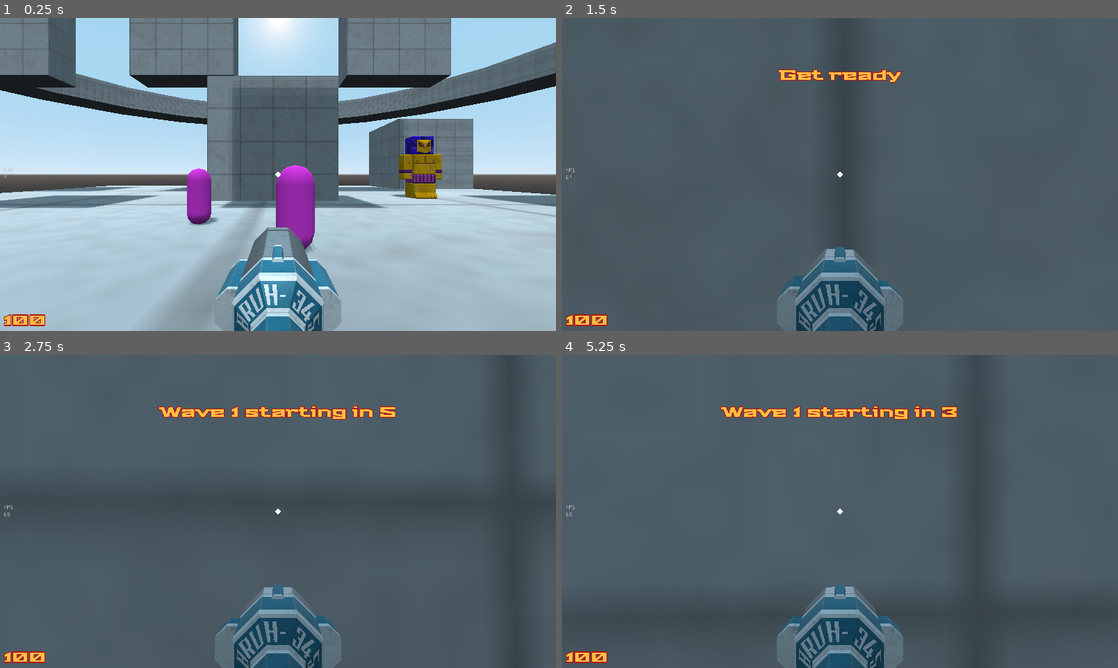
Above: before the commit, frames 1-4 (two rows, left to right).
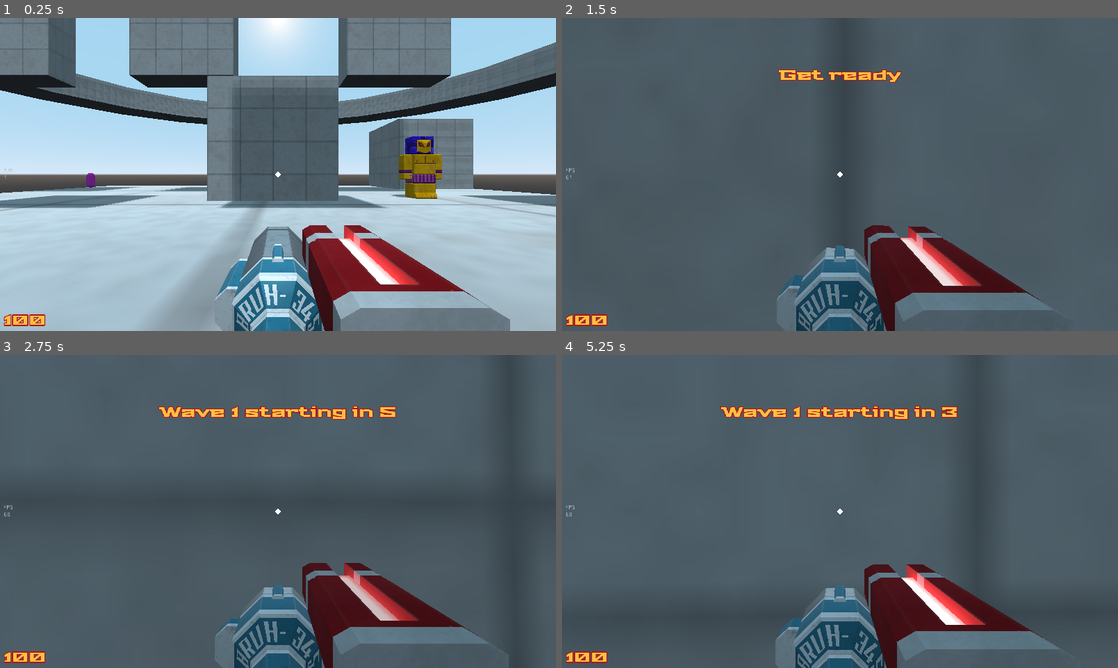
Above: after the commit, the same moments.

Repository: Game-Developers-Kerala/clichemovementshooter
Game: Godot game, scene res://levels/TestArena.tscn
Same seed, same stepped clock (60 frames per second), same inputs: the game is played once before the commit and once after it. The engine's default icon, where the game draws it, is replaced by a stand-in: a white triangle on a blue panel in a dark square.
Inputs (mouse positions are in pixels of both pictures, inside the frame that each line leads up to):
- Up to frame 1 (0.25 s): no input
- Up to frame 2 (1.5 s): tap Enter (enter) at 0.5 s; move the mouse to (867, 174) at 0.52 s; hold Right mouse button (grapple) 0.53-1.28 s; hold W (forward) from 0.53 s (still down); tap Space (jump) at 0.77 s; click (867, 174) at 0.8 s; move the mouse to (812, 174) at 1.27 s; click (812, 174) at 1.35 s
- Up to frame 3 (2.75 s): keep holding W (forward); tap Space (jump) at 1.52 s; tap E (use) at 1.55 s; move the mouse to (289, 505) at 2.02 s; hold E (use) from 2.03 s (still down); right-click (289, 505) at 2.3 s
- Up to frame 4 (5.25 s): keep holding W (forward); move the mouse to (834, 517) at 2.77 s; release E (use) at 2.78 s; tap Enter (enter) at 2.85 s; tap Space (jump) at 3.02, 3.77, 4.52 s; click (834, 517) at 3.05 s; move the mouse to (878, 514) at 3.52 s; hold Right mouse button (grapple) 3.53-4.28 s; tap E (use) at 3.8 s; move the mouse to (795, 508) at 4.27 s; tap Q (homingmissile) at 4.35 s; right-click (795, 508) at 4.55 s; move the mouse to (845, 511) at 5.02 s; press the mouse at (845, 511) at 5.03 s

The runs differ from the first frame. In frame 1, 8.7% of the frame differs, in the area x 15-92%, y 46-100%; in frame 2, 5.7%; in frame 3, 5.6%; in frame 4, 7.6%.

Commit message:
added gun model

Diff:
--- a/assets/models/model_enemy_flying_hat.tscn
+++ b/assets/models/model_enemy_flying_hat.tscn
@@ -6,7 +6,7 @@
 [ext_resource path="res://assets/models/mesh_enemy_flying_hat.obj" type="ArrayMesh" id=4]
 
 [sub_resource type="Animation" id=7]
-length = 0.001
+length = 0.1
 tracks/0/type = "value"
 tracks/0/path = NodePath("MeshHolder/MeshInstance:visible")
 tracks/0/interp = 1
@@ -22,7 +22,7 @@
 
 [sub_resource type="Animation" id=2]
 resource_name = "death"
-length = 5.0
+length = 2.5
 step = 0.05
 tracks/0/type = "transform"
 tracks/0/path = NodePath("MeshHolder")
@@ -138,7 +138,7 @@
 anims/idle_still = SubResource( 6 )
 
 [node name="MeshHolder" type="Spatial" parent="."]
-transform = Transform( 0.999272, -0.038161, 0, 0.038161, 0.999272, 0, 0, 0, 1, 0, 0, 0 )
+transform = Transform( 1, 0, 0, 0, 0.658953, -0.752184, 0, 0.752184, 0.658953, 0, 0, 0 )
 __meta__ = {
 "_edit_group_": true
 }
--- a/assets/models/model_enemy_golem.tscn
+++ b/assets/models/model_enemy_golem.tscn
@@ -88,7 +88,7 @@
 }
 
 [sub_resource type="Animation" id=18]
-length = 0.001
+length = 0.1
 tracks/0/type = "value"
 tracks/0/path = NodePath("Armature:visible")
 tracks/0/interp = 1
@@ -105,41 +105,42 @@
 [sub_resource type="Animation" id=6]
 resource_name = "circle_pound"
 length = 1.5
-tracks/0/type = "transform"
-tracks/0/path = NodePath("Armature/Skeleton:legs")
-tracks/0/interp = 1
-tracks/0/loop_wrap = true
-tracks/0/imported = false
-tracks/0/enabled = true
-tracks/0/keys = PoolRealArray( 0, 1, 0, 0, 0, 0, 0, 0, 1, 1, 1, 1, 0.666667, 1, 0, 0, 0, 0, 0, 0, 1, 1, 1, 1, 0.733333, 1, 0, 0.152188, 0, 0, 0, 0, 1, 1, 1, 1, 0.8, 1, 0, 0.756853, 0, 0, 0, 0, 1, 1, 1, 1, 0.866667, 1, 0, 1.23103, 0, 0, 0, 0, 1, 1, 1, 1, 1.4, 1, 0, 1.23103, 0, 0, 0, 0, 1, 1, 1, 1, 1.46667, 1, 0, 0.802592, 0, 0, 0, 0, 1, 1, 1, 1, 1.5, 1, 0, 0, 0, 0, 0, 0, 1, 1, 1, 1 )
-tracks/1/type = "transform"
-tracks/1/path = NodePath("Armature/Skeleton:torso")
-tracks/1/interp = 1
-tracks/1/loop_wrap = true
-tracks/1/imported = false
-tracks/1/enabled = true
-tracks/1/keys = PoolRealArray( 0, 1, 0, 0, 0, 0, 0, 0, 1, 1, 1, 1, 0.333333, 1, 0, 0, 0, 0, 0, 0, 1, 1, 1, 1, 0.4, 1, 0, 0.0192041, 0, 0, 0, 0, 1, 1, 1, 1, 0.466667, 1, 0, 0.336193, 0, 0, 0, 0, 1, 1, 1, 1, 0.533333, 1, 0, 1.11617, 0, 0, 0, 0, 1, 1, 1, 1, 0.6, 1, 0, 1.23103, 0, 0, 0, 0, 1, 1, 1, 1, 1.4, 1, 0, 1.23103, 0, 0, 0, 0, 1, 1, 1, 1, 1.46667, 1, 0, 0.802593, 0, 0, 0, 0, 1, 1, 1, 1, 1.5, 1, 0, 0, 0, 0, 0, 0, 1, 1, 1, 1 )
-tracks/2/type = "transform"
-tracks/2/path = NodePath("Armature/Skeleton:head")
-tracks/2/interp = 1
-tracks/2/loop_wrap = true
-tracks/2/imported = false
-tracks/2/enabled = true
-tracks/2/keys = PoolRealArray( 0, 1, 0, 2.38419e-07, 0, 8.47033e-22, -3.00927e-36, -3.55271e-15, 1, 1, 1, 1, 0.133333, 1, 0, 2.38419e-07, 0, 1.69407e-21, -7.10543e-15, -7.10543e-15, 1, 1, 1, 1, 0.2, 1, 0, 0.0912902, 0, 8.47033e-22, -3.00927e-36, -3.55271e-15, 1, 1, 1, 1, 0.266667, 1, 0, 0.81568, 0, 1.69407e-21, -7.10543e-15, -7.10543e-15, 1, 1, 1, 1, 0.333333, 1, 0, 1.23103, 0, 8.47033e-22, -3.00927e-36, -3.55271e-15, 1, 1, 1, 1, 1.4, 1, 0, 1.23103, 0, 8.47033e-22, -3.00927e-36, -3.55271e-15, 1, 1, 1, 1, 1.46667, 1, 0, 0.802592, 0, 0, 0, 0, 1, 1, 1, 1, 1.5, 1, 0, 2.38419e-07, 0, 8.47033e-22, -3.00927e-36, -3.55271e-15, 1, 1, 1, 1 )
-tracks/3/type = "transform"
-tracks/3/path = NodePath("Armature/Skeleton:hand_r")
-tracks/3/interp = 1
-tracks/3/loop_wrap = true
-tracks/3/imported = false
-tracks/3/enabled = true
-tracks/3/keys = PoolRealArray( 0, 1, 0, 0, 0, 0, 9.39412e-21, 0, 1, 1, 1, 1, 0.0666667, 1, -0.198639, -0.270867, 5.75074e-08, 1.67425e-07, 1.12492e-08, 0.289583, 0.957153, 1, 1, 1, 0.133333, 1, -0.300273, -0.796167, 9.58455e-08, 1.65826e-07, -7.74789e-09, 0.630398, 0.776272, 1, 1, 1, 0.2, 1, -0.314264, -1.20599, 1.13547e-07, 2.48379e-07, 3.38646e-08, 0.772455, 0.63507, 1, 1, 1, 0.266667, 1, -0.129814, -1.23103, 7.07831e-08, 1.9e-07, 2.99173e-08, 0.367412, 0.930058, 1, 1, 1, 0.333333, 1, 4.76837e-07, -1.23103, -1.7053e-13, 0, 9.39412e-21, 0, 1, 1, 1, 1, 1.4, 1, 4.76837e-07, -1.23103, -1.7053e-13, -3.38813e-21, 9.39412e-21, -7.10543e-15, 1, 1, 1, 1, 1.46667, 1, 2.38419e-07, -0.802592, -1.13687e-13, 0, 9.39412e-21, 0, 1, 1, 1, 1, 1.5, 1, 0, 0, 0, 0, 9.39412e-21, 0, 1, 1, 1, 1 )
-tracks/4/type = "transform"
-tracks/4/path = NodePath("Armature/Skeleton:hand_l")
-tracks/4/interp = 1
-tracks/4/loop_wrap = true
-tracks/4/imported = false
-tracks/4/enabled = true
-tracks/4/keys = PoolRealArray( 0, 1, 0, 0, 0, 0, -9.39412e-21, 0, 1, 1, 1, 1, 0.0666667, 1, 0.198639, -0.270867, 5.75074e-08, 1.67425e-07, -1.12492e-08, -0.289583, 0.957153, 1, 1, 1, 0.133333, 1, 0.300273, -0.796167, 9.58455e-08, 1.84613e-07, 3.08826e-08, -0.630398, 0.776272, 1, 1, 1, 0.2, 1, 0.314264, -1.20599, 1.13547e-07, 2.5989e-07, -2.44014e-08, -0.772455, 0.63507, 1, 1, 1, 0.266667, 1, 0.129814, -1.23103, 7.07831e-08, 1.9e-07, -2.99173e-08, -0.367412, 0.930058, 1, 1, 1, 0.333333, 1, -4.76837e-07, -1.23103, -1.7053e-13, 0, -9.39412e-21, 0, 1, 1, 1, 1, 1.4, 1, -4.76837e-07, -1.23103, -1.7053e-13, -3.38813e-21, -9.39412e-21, 7.10543e-15, 1, 1, 1, 1, 1.46667, 1, -2.38419e-07, -0.802592, -1.13687e-13, 0, -9.39412e-21, 0, 1, 1, 1, 1, 1.5, 1, 0, 0, 0, 0, -9.39412e-21, 0, 1, 1, 1, 1 )
+step = 0.01
+tracks/0/type = "transform"
+tracks/0/path = NodePath("Armature/Skeleton:legs")
+tracks/0/interp = 1
+tracks/0/loop_wrap = true
+tracks/0/imported = false
+tracks/0/enabled = true
+tracks/0/keys = PoolRealArray( 0, 1, 0, 0, 0, 0, 0, 0, 1, 1, 1, 1, 0.666667, 1, 0, 0, 0, 0, 0, 0, 1, 1, 1, 1, 0.733333, 1, 0, 0.152188, 0, 0, 0, 0, 1, 1, 1, 1, 0.8, 1, 0, 0.756853, 0, 0, 0, 0, 1, 1, 1, 1, 0.866667, 1, 0, 1.23103, 0, 0, 0, 0, 1, 1, 1, 1, 1.47, 1, 0, 1.23103, 0, 0, 0, 0, 1, 1, 1, 1, 1.49, 1, 0, 0.802592, 0, 0, 0, 0, 1, 1, 1, 1, 1.5, 1, 0, 0, 0, 0, 0, 0, 1, 1, 1, 1 )
+tracks/1/type = "transform"
+tracks/1/path = NodePath("Armature/Skeleton:torso")
+tracks/1/interp = 1
+tracks/1/loop_wrap = true
+tracks/1/imported = false
+tracks/1/enabled = true
+tracks/1/keys = PoolRealArray( 0, 1, 0, 0, 0, 0, 0, 0, 1, 1, 1, 1, 0.333333, 1, 0, 0, 0, 0, 0, 0, 1, 1, 1, 1, 0.4, 1, 0, 0.0192041, 0, 0, 0, 0, 1, 1, 1, 1, 0.466667, 1, 0, 0.336193, 0, 0, 0, 0, 1, 1, 1, 1, 0.533333, 1, 0, 1.11617, 0, 0, 0, 0, 1, 1, 1, 1, 0.6, 1, 0, 1.23103, 0, 0, 0, 0, 1, 1, 1, 1, 1.47, 1, 0, 1.23103, 0, 0, 0, 0, 1, 1, 1, 1, 1.49, 1, 0, 0.802593, 0, 0, 0, 0, 1, 1, 1, 1, 1.5, 1, 0, 0, 0, 0, 0, 0, 1, 1, 1, 1 )
+tracks/2/type = "transform"
+tracks/2/path = NodePath("Armature/Skeleton:head")
+tracks/2/interp = 1
+tracks/2/loop_wrap = true
+tracks/2/imported = false
+tracks/2/enabled = true
+tracks/2/keys = PoolRealArray( 0, 1, 0, 2.38419e-07, 0, 8.47033e-22, -3.00927e-36, -3.55271e-15, 1, 1, 1, 1, 0.133333, 1, 0, 2.38419e-07, 0, 1.69407e-21, -7.10543e-15, -7.10543e-15, 1, 1, 1, 1, 0.2, 1, 0, 0.0912902, 0, 8.47033e-22, -3.00927e-36, -3.55271e-15, 1, 1, 1, 1, 0.266667, 1, 0, 0.81568, 0, 1.69407e-21, -7.10543e-15, -7.10543e-15, 1, 1, 1, 1, 0.333333, 1, 0, 1.23103, 0, 8.47033e-22, -3.00927e-36, -3.55271e-15, 1, 1, 1, 1, 1.47, 1, 0, 1.23103, 0, 8.47033e-22, -3.00927e-36, -3.55271e-15, 1, 1, 1, 1, 1.49, 1, 0, 0.802592, 0, 0, 0, 0, 1, 1, 1, 1, 1.5, 1, 0, 2.38419e-07, 0, 8.47033e-22, -3.00927e-36, -3.55271e-15, 1, 1, 1, 1 )
+tracks/3/type = "transform"
+tracks/3/path = NodePath("Armature/Skeleton:hand_r")
+tracks/3/interp = 1
+tracks/3/loop_wrap = true
+tracks/3/imported = false
+tracks/3/enabled = true
+tracks/3/keys = PoolRealArray( 0, 1, 0, 0, 0, 0, 9.39412e-21, 0, 1, 1, 1, 1, 0.0666667, 1, -0.198639, -0.270867, 5.75074e-08, 1.67425e-07, 1.12492e-08, 0.289583, 0.957153, 1, 1, 1, 0.133333, 1, -0.300273, -0.796167, 9.58455e-08, 1.65826e-07, -7.74789e-09, 0.630398, 0.776272, 1, 1, 1, 0.2, 1, -0.314264, -1.20599, 1.13547e-07, 2.48379e-07, 3.38646e-08, 0.772455, 0.63507, 1, 1, 1, 0.266667, 1, -0.129814, -1.23103, 7.07831e-08, 1.9e-07, 2.99173e-08, 0.367412, 0.930058, 1, 1, 1, 0.333333, 1, 4.76837e-07, -1.23103, -1.7053e-13, 0, 9.39412e-21, 0, 1, 1, 1, 1, 1.47, 1, 4.76837e-07, -1.23103, -1.7053e-13, -3.38813e-21, 9.39412e-21, -7.10543e-15, 1, 1, 1, 1, 1.49, 1, 2.38419e-07, -0.802592, -1.13687e-13, 0, 9.39412e-21, 0, 1, 1, 1, 1, 1.5, 1, 0, 0, 0, 0, 9.39412e-21, 0, 1, 1, 1, 1 )
+tracks/4/type = "transform"
+tracks/4/path = NodePath("Armature/Skeleton:hand_l")
+tracks/4/interp = 1
+tracks/4/loop_wrap = true
+tracks/4/imported = false
+tracks/4/enabled = true
+tracks/4/keys = PoolRealArray( 0, 1, 0, 0, 0, 0, -9.39412e-21, 0, 1, 1, 1, 1, 0.0666667, 1, 0.198639, -0.270867, 5.75074e-08, 1.67425e-07, -1.12492e-08, -0.289583, 0.957153, 1, 1, 1, 0.133333, 1, 0.300273, -0.796167, 9.58455e-08, 1.84613e-07, 3.08826e-08, -0.630398, 0.776272, 1, 1, 1, 0.2, 1, 0.314264, -1.20599, 1.13547e-07, 2.5989e-07, -2.44014e-08, -0.772455, 0.63507, 1, 1, 1, 0.266667, 1, 0.129814, -1.23103, 7.07831e-08, 1.9e-07, -2.99173e-08, -0.367412, 0.930058, 1, 1, 1, 0.333333, 1, -4.76837e-07, -1.23103, -1.7053e-13, 0, -9.39412e-21, 0, 1, 1, 1, 1, 1.47, 1, -4.76837e-07, -1.23103, -1.7053e-13, -3.38813e-21, -9.39412e-21, 7.10543e-15, 1, 1, 1, 1, 1.49, 1, -2.38419e-07, -0.802592, -1.13687e-13, 0, -9.39412e-21, 0, 1, 1, 1, 1, 1.5, 1, 0, 0, 0, 0, -9.39412e-21, 0, 1, 1, 1, 1 )
 tracks/5/type = "transform"
 tracks/5/path = NodePath("Armature/Skeleton:Bone")
 tracks/5/interp = 1
@@ -502,7 +503,7 @@
 material/0 = SubResource( 17 )
 
 [node name="bone_head" type="BoneAttachment" parent="Armature/Skeleton"]
-transform = Transform( 1, 0, 2.38419e-07, 0, 1, 0, -2.38419e-07, 0, 1, 0, 3.49509, 0 )
+transform = Transform( 1, 7.10542e-15, 2.38419e-07, -7.10542e-15, 1, -1.69407e-21, -2.38419e-07, -1.00974e-27, 1, 0, 3.49509, 0 )
 bone_name = "head"
 
 [node name="head" type="MeshInstance" parent="Armature/Skeleton/bone_head"]
@@ -511,7 +512,7 @@
 material/0 = SubResource( 17 )
 
 [node name="bone_hand_r" type="BoneAttachment" parent="Armature/Skeleton"]
-transform = Transform( -1, -2.23874e-07, 3.74869e-07, 2.23874e-07, -1, 0, 3.74869e-07, 0, 1, 1.07045, 2.59122, 0 )
+transform = Transform( -1, -2.23874e-07, 3.74869e-07, 2.23874e-07, -1, 4.2062e-27, 3.74869e-07, 0, 1, 1.07045, 2.59122, 0 )
 bone_name = "hand_r"
 
 [node name="hand_r" type="MeshInstance" parent="Armature/Skeleton/bone_hand_r"]
@@ -520,7 +521,7 @@
 material/0 = SubResource( 17 )
 
 [node name="bone_hand_l" type="BoneAttachment" parent="Armature/Skeleton"]
-transform = Transform( -1, 2.23874e-07, -3.74869e-07, -2.23874e-07, -1, 0, -3.74869e-07, 0, 1, -1.07045, 2.59122, 0 )
+transform = Transform( -1, 2.23874e-07, -3.74869e-07, -2.23874e-07, -1, 4.2062e-27, -3.74869e-07, 0, 1, -1.07045, 2.59122, 0 )
 bone_name = "hand_l"
 
 [node name="hand_l" type="MeshInstance" parent="Armature/Skeleton/bone_hand_l"]
--- /dev/null
+++ b/assets/models/model_pickup_railshot.tscn
@@ -0,0 +1,23 @@
+[gd_scene load_steps=6 format=2]
+
+[ext_resource path="res://assets/models/model_railshot.tscn" type="PackedScene" id=1]
+[ext_resource path="res://shaders/generic_object.shader" type="Shader" id=2]
+[ext_resource path="res://assets/models/texture_weapon_railshot_color.png" type="Texture" id=3]
+[ext_resource path="res://assets/models/texture_weapon_railshot_emission.png" type="Texture" id=4]
+
+[sub_resource type="ShaderMaterial" id=1]
+resource_local_to_scene = true
+shader = ExtResource( 2 )
+shader_param/albedo = Color( 1, 1, 1, 1 )
+shader_param/emission_color = Color( 1, 1, 1, 1 )
+shader_param/emission = 1.0
+shader_param/roughness = 0.8
+shader_param/specular = 0.5
+shader_param/metallic = 0.0
+shader_param/occlusion = 0.0
+shader_param/albedo_tex = ExtResource( 3 )
+shader_param/emission_tex = ExtResource( 4 )
+
+[node name="railshot_model" instance=ExtResource( 1 )]
+transform = Transform( 2, 0, 0, 0, 1.51166, -1.30953, 0, 1.30953, 1.51166, 0, 0, 0 )
+material/0 = SubResource( 1 )
--- /dev/null
+++ b/assets/models/model_railshot.tscn
@@ -0,0 +1,58 @@
+[gd_scene load_steps=7 format=2]
+
+[ext_resource path="res://shaders/generic_object.shader" type="Shader" id=1]
+[ext_resource path="res://assets/models/mesh_railshot.obj" type="ArrayMesh" id=2]
+[ext_resource path="res://assets/models/texture_weapon_railshot_color.png" type="Texture" id=3]
+[ext_resource path="res://assets/models/texture_weapon_railshot_emission.png" type="Texture" id=4]
+
+[sub_resource type="ShaderMaterial" id=1]
+resource_local_to_scene = true
+shader = ExtResource( 1 )
+shader_param/albedo = Color( 1, 1, 1, 1 )
+shader_param/emission_color = Color( 1, 1, 1, 1 )
+shader_param/emission = 1.0
+shader_param/roughness = 0.8
+shader_param/specular = 0.5
+shader_param/metallic = 0.0
+shader_param/occlusion = 0.0
+shader_param/albedo_tex = ExtResource( 3 )
+shader_param/emission_tex = ExtResource( 4 )
+
+[sub_resource type="GDScript" id=2]
+script/source = "extends MeshInstance
+
+onready var mat = get_surface_material(0)
+
+enum emit_anims {none,idle,shoot}
+var emit_anim :int = emit_anims.idle
+var emission := 0.9
+
+func _ready():
+	pass
+
+func set_emit_anim(in_anim:int):
+	match in_anim:
+		emit_anims.none:
+			set_process(false)
+		emit_anims.idle:
+			set_process(true)
+		emit_anims.shoot:
+			emission = 2.0
+			mat.set_shader_param(\"emission\",emission)
+			set_process(true)
+
+func _process(delta):
+	if emit_anim == emit_anims.idle:
+		emission = 0.9+sin(game.time*4)*0.2
+		mat.set_shader_param(\"emission\",emission)
+		return
+	emission = max(emission-delta*2,0)
+	mat.set_shader_param(\"emission\",emission)
+	if !emission:
+		set_emit_anim(emit_anims.none)
+"
+
+[node name="railshot_model" type="MeshInstance"]
+mesh = ExtResource( 2 )
+material/0 = SubResource( 1 )
+script = SubResource( 2 )
--- a/levels/TestArena.tscn
+++ b/levels/TestArena.tscn
@@ -1,13 +1,14 @@
-[gd_scene load_steps=10 format=2]
+[gd_scene load_steps=11 format=2]
 
 [ext_resource path="res://scenes/player.tscn" type="PackedScene" id=1]
 [ext_resource path="res://levels/ceiling_tile.png" type="Texture" id=2]
 [ext_resource path="res://test/dummyenemy.tscn" type="PackedScene" id=3]
-[ext_resource path="res://scenes/player_pickup.tscn" type="PackedScene" id=4]
+[ext_resource path="res://scenes/player_pickup_railshot.tscn" type="PackedScene" id=4]
 [ext_resource path="res://test/Test_Projectile_emitter.tscn" type="PackedScene" id=5]
 [ext_resource path="res://scenes/player_pickup_missile_pack.tscn" type="PackedScene" id=6]
 [ext_resource path="res://assets/models/model_enemy_flying_hat.tscn" type="PackedScene" id=7]
 [ext_resource path="res://assets/models/model_enemy_golem.tscn" type="PackedScene" id=8]
+[ext_resource path="res://test/anim_tester.gd" type="Script" id=9]
 
 [sub_resource type="SpatialMaterial" id=1]
 flags_world_triplanar = true
@@ -105,21 +106,13 @@
 transform = Transform( 1, 0, 0, 0, 1, 0, 0, 0, 1, 1, 0, 12 )
 
 [node name="DummyEnemy" parent="." instance=ExtResource( 3 )]
-transform = Transform( 1, 0, 0, 0, 1, 0, 0, 0, 1, 1.03062, 0, 4.88668 )
+transform = Transform( 1, 0, 0, 0, 1, 0, 0, 0, 1, -22.146, 0, -6.54567 )
 
 [node name="DummyEnemy2" parent="." instance=ExtResource( 3 )]
-transform = Transform( 1, 0, 0, 0, 1, 0, 0, 0, 1, -1.86981, 0, 2.34485 )
+transform = Transform( 1, 0, 0, 0, 1, 0, 0, 0, 1, -25.0464, 0, -9.0875 )
 
 [node name="DummyEnemy3" parent="." instance=ExtResource( 3 )]
-transform = Transform( 1, 0, 0, 0, 1, 0, 0, 0, 1, 1.00887, 0, -6.2842 )
-
-[node name="player_pickup" parent="." instance=ExtResource( 4 )]
-transform = Transform( 1.5225, 0, 0, 0, 1.5225, 0, 0, 0, 1.5225, 0, 24.6313, 0 )
-type = 5
-respawning = true
-respawn_interval = 10.0
-anim_rotate = true
-anim_bob = true
+transform = Transform( 1, 0, 0, 0, 1, 0, 0, 0, 1, -22.1678, 0, -17.7165 )
 
 [node name="Test_Projectile_emitter2" parent="." instance=ExtResource( 5 )]
 transform = Transform( -4.37114e-08, -8.74228e-08, -1, 0, -1, 8.74228e-08, -1, 3.82137e-15, 4.37114e-08, -13.0417, 1.72079, 15.4804 )
@@ -128,7 +121,8 @@
 transform = Transform( 1.5, 0, 0, 0, 1.5, 0, 0, 0, 1.5, 0, 13.9615, -0.66663 )
 
 [node name="model_enemy_flying_hat" parent="." instance=ExtResource( 7 )]
-transform = Transform( 1, 0, 0, 0, 1, 0, 0, 0, 1, 9.99963, 1.55869, 11.276 )
+transform = Transform( 1, 0, 0, 0, 1, 0, 0, 0, 1, 9.99963, 3.15958, 11.276 )
+script = ExtResource( 9 )
 
 [node name="DirectionalLight" type="DirectionalLight" parent="."]
 transform = Transform( 1, 0, 0, 0, 0.435844, 0.900022, 0, -0.900022, 0.435844, 0, 28.0865, 0 )
@@ -137,3 +131,8 @@
 
 [node name="model_enemy_golem" parent="." instance=ExtResource( 8 )]
 transform = Transform( -1, 0, -8.74228e-08, 0, 1, 0, 8.74228e-08, 0, -1, 10.8343, 4.76837e-07, -3.46965 )
+script = ExtResource( 9 )
+
+[node name="railshot" parent="." instance=ExtResource( 4 )]
+transform = Transform( 1.5, 0, 0, 0, 1.5, 0, 0, 0, 1.5, -0.0601443, 24.3978, -0.00526476 )
+anim_bob = true
--- a/project.godot
+++ b/project.godot
@@ -44,7 +44,6 @@
 
 window/size/width=1280
 window/size/height=720
-window/size/fullscreen=true
 
 [gui]
 
--- a/scenes/player.tscn
+++ b/scenes/player.tscn
@@ -10,6 +10,9 @@
 [ext_resource path="res://assets/models/texture_weapon_rocket_launcher_rsm.png" type="Texture" id=8]
 [ext_resource path="res://assets/models/texture_weapon_rocket_launcher_color.png" type="Texture" id=9]
 [ext_resource path="res://assets/models/mesh_rocket_launcher.obj" type="ArrayMesh" id=10]
+[ext_resource path="res://assets/models/model_railshot.tscn" type="PackedScene" id=11]
+[ext_resource path="res://assets/models/texture_weapon_railshot_color.png" type="Texture" id=12]
+[ext_resource path="res://assets/models/texture_weapon_railshot_emission.png" type="Texture" id=13]
 
 [sub_resource type="CapsuleShape" id=1]
 radius = 0.4
@@ -34,6 +37,19 @@
 shader_param/albedo_tex = ExtResource( 9 )
 shader_param/RSM_tex = ExtResource( 8 )
 
+[sub_resource type="ShaderMaterial" id=13]
+resource_local_to_scene = true
+shader = ExtResource( 7 )
+shader_param/albedo = Color( 1, 1, 1, 1 )
+shader_param/emission_color = Color( 1, 1, 1, 1 )
+shader_param/emission = 1.0
+shader_param/roughness = 0.8
+shader_param/specular = 0.5
+shader_param/metallic = 0.0
+shader_param/occlusion = 0.0
+shader_param/albedo_tex = ExtResource( 12 )
+shader_param/emission_tex = ExtResource( 13 )
+
 [sub_resource type="SphereShape" id=6]
 radius = 0.5
 
@@ -57,6 +73,27 @@
 params_cull_mode = 1
 albedo_color = Color( 1, 1, 1, 0.356863 )
 
+[sub_resource type="Animation" id=11]
+resource_name = "idle"
+tracks/0/type = "transform"
+tracks/0/path = NodePath("Camera/weapon_holder")
+tracks/0/interp = 1
+tracks/0/loop_wrap = true
+tracks/0/imported = false
+tracks/0/enabled = true
+tracks/0/keys = PoolRealArray( 0, 1, 0, -0.242598, -0.261273, 0, 0, 0, 1, 1, 1, 1 )
+
+[sub_resource type="Animation" id=12]
+resource_name = "shoot_rocket"
+step = 0.05
+tracks/0/type = "transform"
+tracks/0/path = NodePath("Camera/weapon_holder")
+tracks/0/interp = 1
+tracks/0/loop_wrap = true
+tracks/0/imported = false
+tracks/0/enabled = true
+tracks/0/keys = PoolRealArray( 0, 1, 0, -0.244977, -0.238044, 0.0510026, 0, 0, 0.998699, 1, 1, 1, 0.3, 1, 0, -0.242598, -0.261273, -0.0317073, 0, 0, 0.999497, 1, 1, 1, 0.7, 1, 0, -0.242598, -0.261273, 0.00846038, 0, 0, 0.999964, 1, 1, 1, 1, 1, 0, -0.242598, -0.261273, 0, 0, 0, 1, 1, 1, 1 )
+
 [node name="Player" type="KinematicBody" groups=["player"]]
 collision_mask = 258
 script = ExtResource( 1 )
@@ -80,11 +117,20 @@
 mesh = SubResource( 3 )
 material/0 = SubResource( 4 )
 
-[node name="rocketlauncher" type="MeshInstance" parent="Camera"]
-transform = Transform( 0.8, 0, 0, 0, 0.8, 0, 0, 0, 0.8, 0, -0.206908, -0.370911 )
+[node name="weapon_holder" type="Spatial" parent="Camera"]
+transform = Transform( 1, 0, 0, 0, 0.999984, -0.00564469, 0, 0.00564469, 0.999984, 0, -0.242598, -0.261273 )
+
+[node name="rocketlauncher" type="MeshInstance" parent="Camera/weapon_holder"]
+transform = Transform( 0.8, 0, 0, 0, 0.8, 0, 0, 0, 0.8, 0, 0.0356899, -0.109638 )
 cast_shadow = 0
 mesh = ExtResource( 10 )
+skeleton = NodePath("../..")
 material/0 = SubResource( 10 )
+
+[node name="railshot_model" parent="Camera/weapon_holder" instance=ExtResource( 11 )]
+transform = Transform( 1, 0, 0, 0, 1, 0, 0, 0, 1, 0.102661, 0.119312, -0.0142242 )
+cast_shadow = 0
+material/0 = SubResource( 13 )
 
 [node name="GeneralArea" type="Area" parent="."]
 transform = Transform( 1, 0, 0, 0, 1, 0, 0, 0, 1, 0, 1.3, 0 )
@@ -289,6 +335,10 @@
 P Pause Menu | Click in window then pause and unpause to Re-Capture Mouse | Pause and unpause to hide help"
 align = 1
 
+[node name="AnimationPlayer" type="AnimationPlayer" parent="."]
+anims/idle = SubResource( 11 )
+anims/shoot_rocket = SubResource( 12 )
+
 [connection signal="area_entered" from="GeneralArea" to="." method="_on_GeneralArea_area_entered"]
 [connection signal="body_entered" from="GeneralArea" to="." method="_on_GeneralArea_body_entered"]
 [connection signal="body_exited" from="GeneralArea" to="." method="_on_GeneralArea_body_exited"]
--- /dev/null
+++ b/scenes/player_pickup_railshot.tscn
@@ -0,0 +1,43 @@
+[gd_scene load_steps=7 format=2]
+
+[ext_resource path="res://scenes/vfx_glow_base.tscn" type="PackedScene" id=1]
+[ext_resource path="res://shaders/glow.shader" type="Shader" id=2]
+[ext_resource path="res://scripts/player_pickup.gd" type="Script" id=3]
+[ext_resource path="res://shaders/texture_gradient_beam_rgb_32.png" type="Texture" id=4]
+
+[sub_resource type="SphereShape" id=1]
+
+[sub_resource type="ShaderMaterial" id=2]
+shader = ExtResource( 2 )
+shader_param/opacity = 1.0
+shader_param/color1 = Color( 1, 0, 0, 0.235294 )
+shader_param/color2 = Color( 1, 0, 0, 0.270588 )
+shader_param/color3 = Color( 1, 1, 1, 0.670588 )
+shader_param/anim_size = 0.1
+shader_param/anim_speed = 3.0
+shader_param/gradient = ExtResource( 4 )
+
+[node name="player_pickup" type="Area"]
+transform = Transform( 1.5, 0, 0, 0, 1.5, 0, 0, 0, 1.5, 0, 0, 0 )
+collision_layer = 4
+collision_mask = 0
+monitoring = false
+script = ExtResource( 3 )
+type = 5
+respawning = true
+respawn_interval = 10.0
+lifespan = 10
+anim_rotate = true
+glow = NodePath("vfx_glow")
+
+[node name="CollisionShape" type="CollisionShape" parent="."]
+shape = SubResource( 1 )
+
+[node name="Timer" type="Timer" parent="."]
+one_shot = true
+
+[node name="vfx_glow" parent="." instance=ExtResource( 1 )]
+transform = Transform( 0.591801, 0, 0, 0, 0.591801, 0, 0, 0, 0.591801, 0, 0, 0 )
+material/0 = SubResource( 2 )
+
+[connection signal="timeout" from="Timer" to="." method="_on_Timer_timeout"]
--- a/scenes/player_rocket.tscn
+++ b/scenes/player_rocket.tscn
@@ -15,6 +15,16 @@
 
 [sub_resource type="SpatialMaterial" id=2]
 albedo_color = Color( 0.988235, 0.552941, 0.129412, 1 )
+
+[sub_resource type="GDScript" id=5]
+script/source = "extends MeshInstance
+
+func _ready():
+	hide()
+	yield(get_tree().create_timer(0.03),\"timeout\")
+	show()
+	pass
+"
 
 [sub_resource type="SphereMesh" id=3]
 radius = 0.05
@@ -36,8 +46,10 @@
 
 [node name="Body" type="MeshInstance" parent="." index="2"]
 transform = Transform( 1, 0, 0, 0, 1, 0, 0, 0, 1, 0, 0, -0.137273 )
+visible = false
 mesh = SubResource( 1 )
 material/0 = SubResource( 2 )
+script = SubResource( 5 )
 
 [node name="MeshInstance" type="MeshInstance" parent="Body" index="0"]
 transform = Transform( 1, 0, 0, 0, -4.37114e-08, 1, 0, -1, -4.37114e-08, 0, 0, 0.0939822 )
--- a/scripts/globals/cmn_class.gd
+++ b/scripts/globals/cmn_class.gd
@@ -4,3 +4,9 @@
 enum colliders {player = 0,enemy = 1,pickup = 2, grapple_breaker = 3, grapple_target = 4,
 			enemy_hurtbox = 5, player_custom = 6, enemy_custom = 7,
 			 level = 8, level_porous = 9,level_seethrough = 10}
+
+static func get_all_children(in_node,arr:=[]):
+	arr.push_back(in_node)
+	for child in in_node.get_children():
+		arr = get_all_children(child,arr)
+	return arr
--- a/scripts/player.gd
+++ b/scripts/player.gd
@@ -245,6 +245,9 @@
 	if !$RocketCooldown.is_stopped():
 		return
 	$RocketCooldown.start(ROCKET_COOLDOWN_DUR)
+	$AnimationPlayer.stop()
+	$AnimationPlayer.play("shoot_rocket",0.0)
+	$AnimationPlayer.queue("idle")
 	var rkt = ROCKET.instance()
 	get_tree().current_scene.add_child(rkt)
 	var campos = $Camera.global_translation
@@ -256,6 +259,9 @@
 		return
 	print(OS.get_ticks_msec()," shot rail")
 	stats.weapon_rail.shoot()
+	$AnimationPlayer.stop()
+	$AnimationPlayer.play("shoot_rocket",0.0)
+	$AnimationPlayer.queue("idle")
 	$HUD/Mrgn/Powerups/Rail/Label.hide()
 
 func shoot_missile_pack():
--- a/scripts/player_pickup.gd
+++ b/scripts/player_pickup.gd
@@ -28,7 +28,7 @@
 				"health_medium":"",
 				"health_large":"",
 				"health_super":"",
-				"weapon_rail":"res://test/dummyrailpickup.tscn",
+				"weapon_rail":"res://assets/models/model_pickup_railshot.tscn",
 				"weapon_missilepack":"res://assets/models/model_pickup_missile_pack.tscn",
 				"powerup_spikecage":"",
 				}
--- /dev/null
+++ b/test/anim_tester.gd
@@ -0,0 +1,27 @@
+extends Node
+
+var anim_player : AnimationPlayer
+var anim_idx := 0
+var timer :Timer
+
+func _ready():
+	var arr = cmn.get_all_children(self)
+	for child in arr:
+		if child is AnimationPlayer:
+			anim_player = child
+			print("got anim player:",anim_player.name)
+			break
+	timer= Timer.new()
+	add_child(timer)
+	timer.one_shot = true
+	timer.connect("timeout",self,"_on_anim_finished")
+	timer.start(2.0)
+
+
+func _on_anim_finished():
+	anim_player.play("idle")
+	yield(get_tree().create_timer(1.0),"timeout")
+	var list = anim_player.get_animation_list()
+	anim_player.play(list[anim_idx])
+	timer.start(anim_player.get_animation(list[anim_idx]).length)
+	anim_idx = (anim_idx+1)%list.size()
Not shown: 1 places in scenes/player.tscn that only renumber resources
Not shown: 1 places in scenes/player_rocket.tscn that only renumber resources
